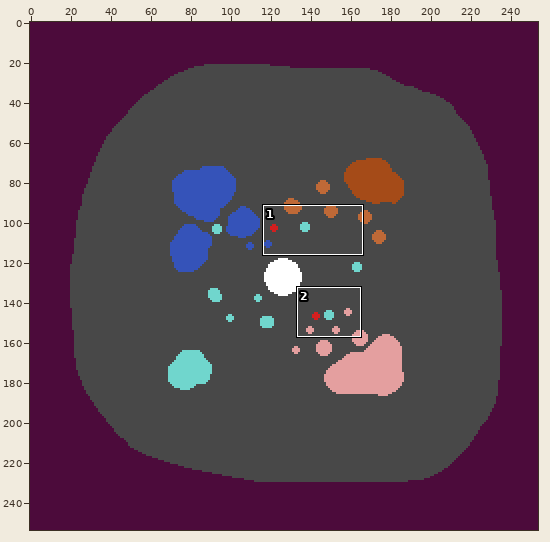
One commit to this pixel-art file: asset_workbench/map.aseprite. Above: a wide view before the commit, with the close-up outlined.
Close-up. As it was:
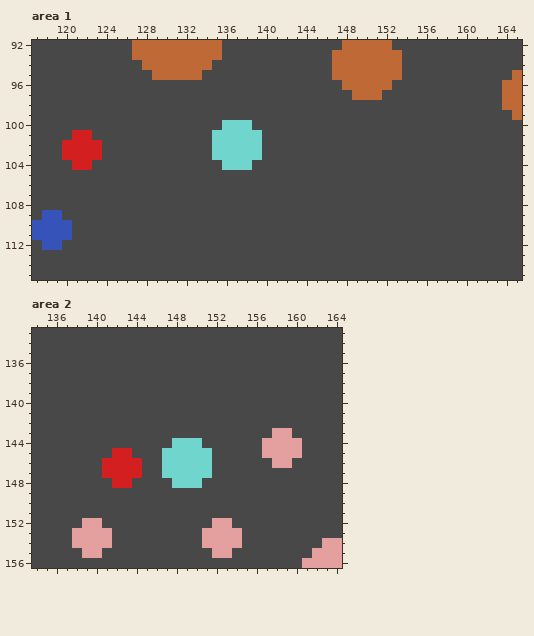
254x254 pixels, 1 frame. Shown: area 1: x 117..165, y 92..115; area 2: x 134..164, y 133..156.
The result:
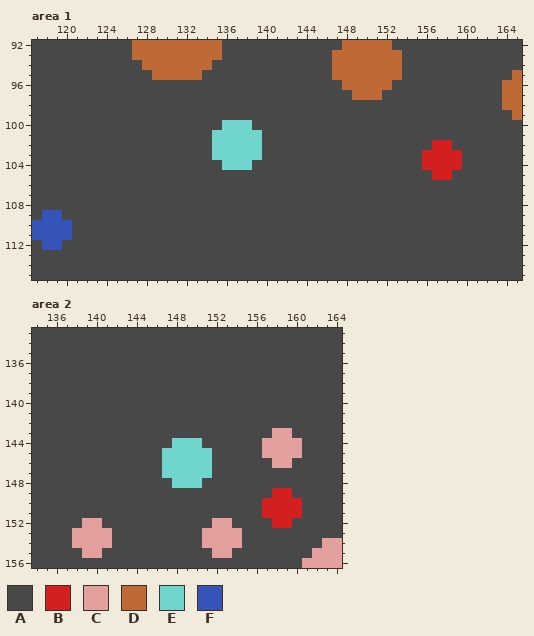
Palette (. is transparent): A #484848  B #d31f1f  C #e49f9f  D #bf6937  E #70d6cd  F #3553b9
Changes in this commit:
--- area 1
@@ x 117..165 @@
 100 AAAAAAAAAAAAAAAAAAAEEEAAAAAAAAAAAAAAAAAAAAAAAAAAA
-101 AAAABBAAAAAAAAAAAAEEEEEAAAAAAAAAAAAAAAAAAAAAAAAAA
-102 AAABBBBAAAAAAAAAAAEEEEEAAAAAAAAAAAAAAAAAAAAAAAAAA
-103 AAABBBBAAAAAAAAAAAEEEEEAAAAAAAAAAAAAAAAAAAAAAAAAA
-104 AAAABBAAAAAAAAAAAAAEEEAAAAAAAAAAAAAAAAAAAAAAAAAAA
-105 AAAAAAAAAAAAAAAAAAAAAAAAAAAAAAAAAAAAAAAAAAAAAAAAA
+101 AAAAAAAAAAAAAAAAAAEEEEEAAAAAAAAAAAAAAAAAAAAAAAAAA
+102 AAAAAAAAAAAAAAAAAAEEEEEAAAAAAAAAAAAAAAAABBAAAAAAA
+103 AAAAAAAAAAAAAAAAAAEEEEEAAAAAAAAAAAAAAAABBBBAAAAAA
+104 AAAAAAAAAAAAAAAAAAAEEEAAAAAAAAAAAAAAAAABBBBAAAAAA
+105 AAAAAAAAAAAAAAAAAAAAAAAAAAAAAAAAAAAAAAAABBAAAAAAA
 106 AAAAAAAAAAAAAAAAAAAAAAAAAAAAAAAAAAAAAAAAAAAAAAAAA
--- area 2
@@ x 134..164 @@
 144 AAAAAAAAAAAAAAEEEAAAAAACCCCAAAA
-145 AAAAAAAABBAAAEEEEEAAAAACCCCAAAA
-146 AAAAAAABBBBAAEEEEEAAAAAACCAAAAA
-147 AAAAAAABBBBAAEEEEEAAAAAAAAAAAAA
-148 AAAAAAAABBAAAAEEEAAAAAAAAAAAAAA
-149 AAAAAAAAAAAAAAAAAAAAAAAAAAAAAAA
-150 AAAAAAAAAAAAAAAAAAAAAAAAAAAAAAA
-151 AAAAAAAAAAAAAAAAAAAAAAAAAAAAAAA
-152 AAAAACCAAAAAAAAAAACCAAAAAAAAAAA
+145 AAAAAAAAAAAAAEEEEEAAAAACCCCAAAA
+146 AAAAAAAAAAAAAEEEEEAAAAAACCAAAAA
+147 AAAAAAAAAAAAAEEEEEAAAAAAAAAAAAA
+148 AAAAAAAAAAAAAAEEEAAAAAAAAAAAAAA
+149 AAAAAAAAAAAAAAAAAAAAAAAABBAAAAA
+150 AAAAAAAAAAAAAAAAAAAAAAABBBBAAAA
+151 AAAAAAAAAAAAAAAAAAAAAAABBBBAAAA
+152 AAAAACCAAAAAAAAAAACCAAAABBAAAAA
 153 AAAACCCCAAAAAAAAACCCCAAAAAAAAAA
Boxes around the changes in both close-ups, in picture pixels (x1, y1, x2, y2):
changed: (62, 130, 102, 170)
changed: (422, 140, 462, 180)
changed: (102, 448, 142, 488)
changed: (262, 488, 302, 528)
